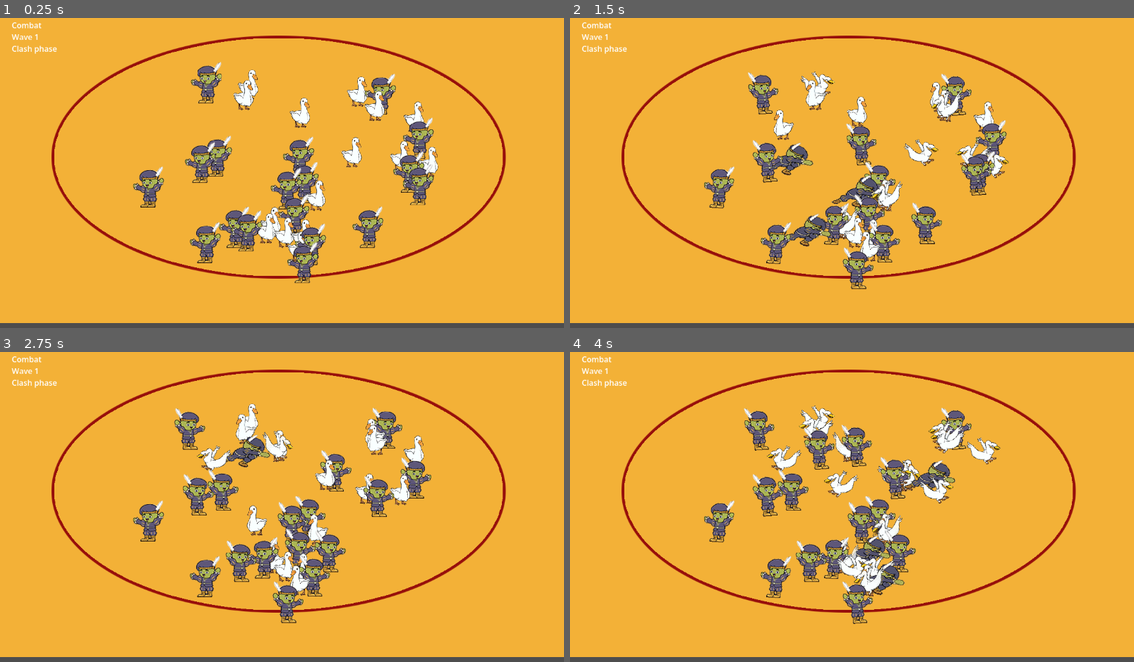
Above: before the commit, frames 1-4 (two rows, left to right).
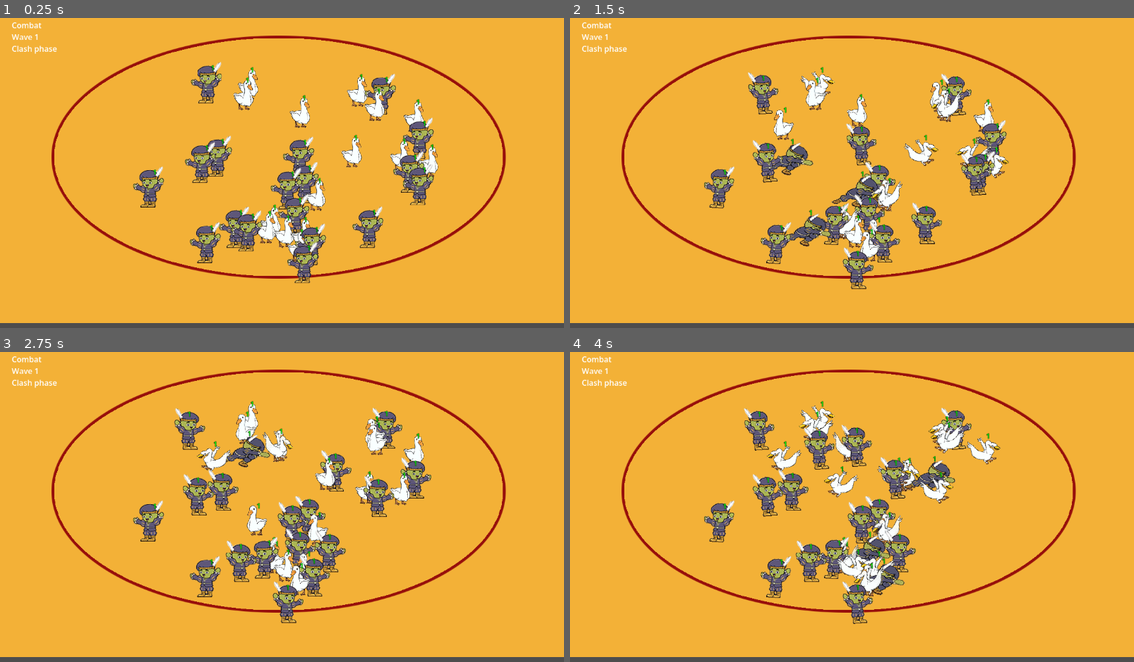
Above: after the commit, the same moments.

Repository: changingzhao-cpu/demo
Game: Godot game, scene res://scenes/main/main_scene.tscn
Two runs of this game, one before a commit and one after it. Both use one fixed random seed, a clock stepped at 60 frames per second and the inputs below.
Inputs (mouse positions are in pixels of both pictures, inside the frame that each line leads up to):
- Up to frame 1 (0.25 s): no input
- Up to frame 2 (1.5 s): tap Enter at 0.5, 0.6 s; move the mouse to (976, 154) at 0.52 s; click (976, 154) at 0.67 s; move the mouse to (739, 185) at 1.27 s; tap Keypad Enter at 1.35 s; click (739, 185) at 1.42 s
- Up to frame 3 (2.75 s): move the mouse to (338, 435) at 2.02 s; tap Enter at 2.1 s; click (338, 435) at 2.17 s
- Up to frame 4 (4 s): move the mouse to (823, 565) at 2.77 s; tap Keypad Enter at 2.85 s; click (823, 565) at 2.92 s; move the mouse to (1021, 550) at 3.52 s; tap Enter at 3.6 s; click (1021, 550) at 3.67 s

The runs differ from the first frame. In frame 1, 0.2% of the frame differs, in the area x 27-77%, y 15-76%; in frame 2, 0.2%; in frame 3, 0.3%, in the area x 27-75%, y 15-77%; in frame 4, 0.2%.

Commit message:
fix: restore alive state markers on unit views
Repair unit view script duplication and add a regression test for head-top alive status markers so death debugging stays reliable.

Co-Authored-By: Claude Sonnet 4.6 (1M context) <noreply@anthropic.com>

Diff:
--- a/scripts/presentation/unit_view.gd
+++ b/scripts/presentation/unit_view.gd
@@ -45,6 +45,8 @@
 const DEPTH_Z_CLAMP := 4096
 const DEPTH_SORT_BIAS_GOOSE := -2
 const DEPTH_SORT_BIAS_SOLDIER := 0
+const ALIVE_LABEL_OFFSET := Vector2(-6.0, -42.0)
+const ALIVE_LABEL_SIZE := Vector2(24.0, 16.0)
 
 var _entity_id: int = -1
 var _is_bound := false
@@ -86,23 +88,6 @@
 	_update_visual_tint()
 	_refresh_sprite_visuals()
 
-func debug_get_sprite_snapshot() -> Dictionary:
-	_ensure_sprite_nodes()
-	var body: Sprite2D = get_node_or_null("BodySprite")
-	var overlay: Sprite2D = get_node_or_null("HitOverlay")
-	return {
-		"view_visible": visible,
-		"bound": _is_bound,
-		"entity_id": _entity_id,
-		"body_exists": body != null,
-		"body_visible": body != null and body.visible,
-		"body_texture": body.texture.resource_path if body != null and body.texture != null else "",
-		"body_scale": body.scale if body != null else Vector2.ZERO,
-		"body_modulate": body.modulate if body != null else Color.TRANSPARENT,
-		"overlay_exists": overlay != null,
-		"overlay_visible": overlay != null and overlay.visible
-	}
-
 func unbind_entity() -> void:
 	_entity_id = -1
 	_is_bound = false
@@ -114,6 +99,7 @@
 func sync_from_entity_visual(world_position: Vector2, is_alive: bool, team_id: int, move_speed: float, facing_sign: float, unit_state: int = UNIT_STATE_IDLE) -> void:
 	if not _is_bound:
 		visible = false
+		_update_alive_label()
 		return
 	var should_lock_position := is_alive and (_attack_frame_timer > 0.0 or _attack_pulse_strength > 0.0)
 	if not should_lock_position:
@@ -317,6 +303,27 @@
 		"showing_hit": _is_showing_hit_pose()
 	}
 
+func debug_get_sprite_snapshot() -> Dictionary:
+	_ensure_sprite_nodes()
+	var body: Sprite2D = get_node_or_null("BodySprite")
+	var overlay: Sprite2D = get_node_or_null("HitOverlay")
+	var alive_label: Label = get_node_or_null("AliveLabel")
+	return {
+		"view_visible": visible,
+		"bound": _is_bound,
+		"entity_id": _entity_id,
+		"body_exists": body != null,
+		"body_visible": body != null and body.visible,
+		"body_texture": body.texture.resource_path if body != null and body.texture != null else "",
+		"body_scale": body.scale if body != null else Vector2.ZERO,
+		"body_modulate": body.modulate if body != null else Color.TRANSPARENT,
+		"overlay_exists": overlay != null,
+		"overlay_visible": overlay != null and overlay.visible,
+		"alive_label_exists": alive_label != null,
+		"alive_label_text": alive_label.text if alive_label != null else "",
+		"alive_label_visible": alive_label.visible if alive_label != null else false
+	}
+
 func set_visual_alive_state(is_alive: bool) -> void:
 	_is_showing_death_state = not is_alive and _supports_death_feedback
 	visible = is_alive or _is_showing_death_state
@@ -389,11 +396,28 @@
 		overlay.centered = true
 		overlay.visible = false
 		add_child(overlay)
-
-func _apply_body_pose(body: Sprite2D, offset: Vector2, rotation_value: float) -> void:
-	var facing_scale := -1.0 if _visual_facing_sign < 0.0 else 1.0
-	body.position = Vector2(offset.x * facing_scale, offset.y)
-	body.rotation = rotation_value * facing_scale
+	if get_node_or_null("AliveLabel") == null:
+		var label := Label.new()
+		label.name = "AliveLabel"
+		label.position = ALIVE_LABEL_OFFSET
+		label.size = ALIVE_LABEL_SIZE
+		label.horizontal_alignment = HORIZONTAL_ALIGNMENT_CENTER
+		label.vertical_alignment = VERTICAL_ALIGNMENT_CENTER
+		label.mouse_filter = Control.MOUSE_FILTER_IGNORE
+		label.z_index = 1
+		add_child(label)
+	_update_alive_label()
+
+func _update_alive_label() -> void:
+	var label = get_node_or_null("AliveLabel")
+	if label is Label:
+		label.text = "1" if _is_bound and visible else "0"
+		label.visible = _is_bound
+		label.modulate = Color(0.2, 1.0, 0.2, 1.0) if visible else Color(1.0, 0.25, 0.25, 1.0)
+		label.add_theme_color_override("font_color", label.modulate)
+		label.add_theme_font_size_override("font_size", 14)
+		label.add_theme_constant_override("outline_size", 2)
+		label.add_theme_color_override("font_outline_color", Color(0.0, 0.0, 0.0, 1.0))
 
 func _refresh_sprite_visuals() -> void:
 	var body: Sprite2D = get_node_or_null("BodySprite")
@@ -402,6 +426,7 @@
 		return
 	body.visible = visible and _is_bound
 	hit_overlay.visible = false
+	_update_alive_label()
 	if not body.visible:
 		return
 	var visual_state := _resolve_visual_state()
@@ -425,7 +450,7 @@
 	if visual_state == VISUAL_STATE_IDLE:
 		body.position = Vector2.ZERO
 		body.rotation = 0.0
-		body.scale = (_resolve_body_scale() / Vector2(1.14, 0.94)) if _resolve_body_scale() != Vector2.ZERO and (body.scale.x != 0.0 and body.scale.y != 0.0) and false else (GOOSE_SCALE if _is_enemy else SOLDIER_SCALE) * Vector2(-1.0 if _visual_facing_sign < 0.0 else 1.0, 1.0)
+		body.scale = (GOOSE_SCALE if _is_enemy else SOLDIER_SCALE) * Vector2(-1.0 if _visual_facing_sign < 0.0 else 1.0, 1.0)
 	body.texture_filter = CanvasItem.TEXTURE_FILTER_NEAREST
 	hit_overlay.texture_filter = CanvasItem.TEXTURE_FILTER_NEAREST
 	if visual_state == VISUAL_STATE_DEAD:
@@ -442,8 +467,8 @@
 	else:
 		_visual_tint = ENEMY_TINT if _is_enemy else BOUND_TINT
 		if _is_showing_death_state:
-			_visual_tint = Color(_visual_tint.r, _visual_tint.g, _visual_tint.b, DEAD_ALPHA)
-	modulate = Color.WHITE
+			_visual_tint.a = DEAD_ALPHA
+	_update_alive_label()
 	queue_redraw()
 
 func _reset_visual_state() -> void:
@@ -466,5 +491,11 @@
 	_body_pose_offset = Vector2.ZERO
 	_body_pose_rotation = 0.0
 	modulate = Color.WHITE
-	_refresh_sprite_visuals()
-	queue_redraw()
+	_update_alive_label()
+	_refresh_sprite_visuals()
+	queue_redraw()
+
+func _apply_body_pose(body: Sprite2D, offset: Vector2, rotation_value: float) -> void:
+	var facing_scale := -1.0 if _visual_facing_sign < 0.0 else 1.0
+	body.position = Vector2(offset.x * facing_scale, offset.y)
+	body.rotation = rotation_value * facing_scale
--- a/tests/presentation/test_unit_view_motion_feedback.gd
+++ b/tests/presentation/test_unit_view_motion_feedback.gd
@@ -9,6 +9,7 @@
 	_test_death_sync_overrides_attack_position_lock(failures)
 	_test_motion_feedback_stays_bounded_and_keeps_unit_readable(failures)
 	_test_attack_hold_locks_position_updates(failures)
+	_test_alive_label_reflects_bound_and_death_state(failures)
 	return failures
 
 func _test_visual_sync_exposes_facing_and_motion(failures: Array[String]) -> void:
@@ -73,6 +74,23 @@
 	_assert_eq(view.global_position, Vector2(10.0, 10.0), "unit should hold its current screen position while the attack pose is still active", failures)
 	view.free()
 
+func _test_alive_label_reflects_bound_and_death_state(failures: Array[String]) -> void:
+	var view = UnitViewScript.new()
+	view.bind_entity(42)
+	await_if_needed(view)
+	var label = view.get_node_or_null("AliveLabel")
+	_assert_true(label is Label, "unit view should create an AliveLabel for head-top status debugging", failures)
+	if label is Label:
+		_assert_eq(label.text, "1", "bound living unit should show 1 above its head", failures)
+	view.call("sync_from_entity_visual", Vector2(5.0, 5.0), false, 0, 0.0, 1.0, 0)
+	if label is Label:
+		_assert_eq(label.text, "0", "dead unit should show 0 above its head", failures)
+		_assert_true(label.visible, "alive label should remain visible after death so the debug marker can be inspected", failures)
+	view.free()
+
+func await_if_needed(_view) -> void:
+	pass
+
 func _assert_true(value: bool, message: String, failures: Array[String]) -> void:
 	if not value:
 		failures.append(message)
